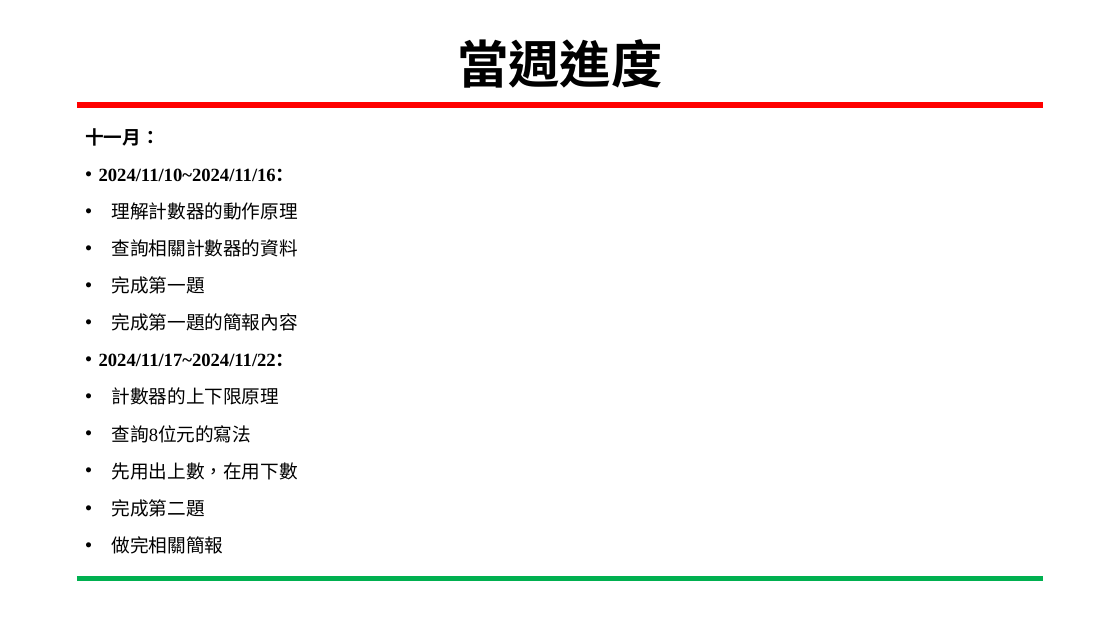
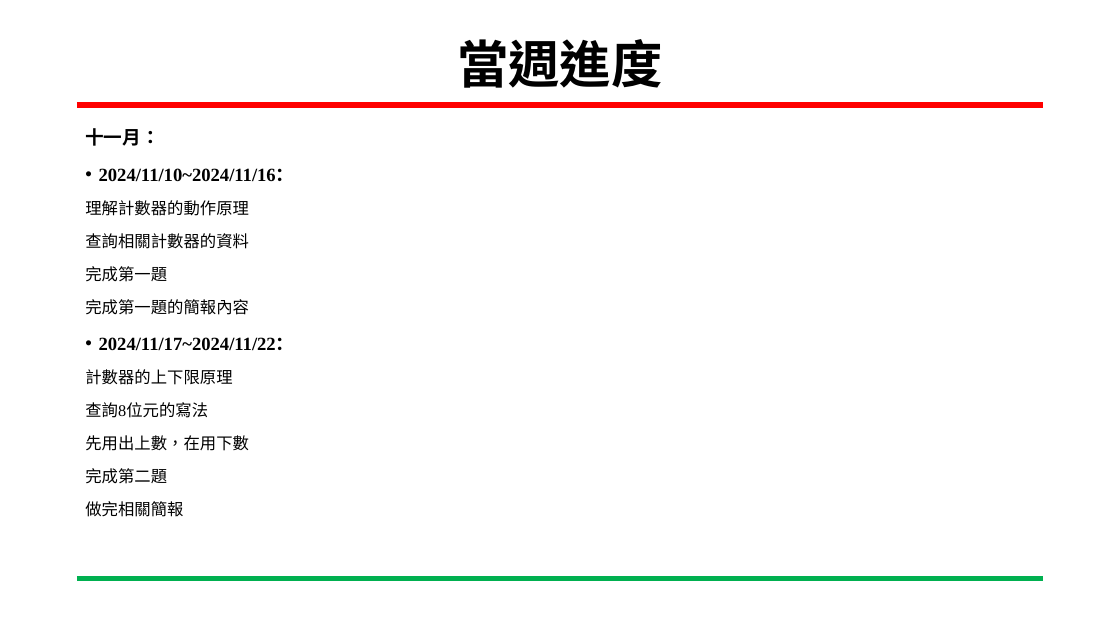
Before and after one commit to wsy0331/SOC_Lab_Exercises, a slide deck: slide 3 of 專案進度報告_吳紹郁_20241121.pptx. Drawn at 1120x630 pixels with LibreOffice and Linux fonts; fonts in the diff are those of the drawing; background and template pictures are left out. Boxes give left, top, right and bottom in pixels: in the first picture for what was removed or moved away, otherwise in the second. Text is boxed around its words. In the diff, an @@ line names an element or a change of style, - is before the commit and + after.

Commit message:
第一題修改簡報與圖檔

```diff
--- a/專案進度報告_吳紹郁_20241121.pptx
+++ b/專案進度報告_吳紹郁_20241121.pptx
@@ text at [85, 200, 249, 517]: size 16 to 14 pt in "理解計數器的動作原理", "查詢相關計數器的資料", "完成第一題", "完成第一題的簡報內容" and 5 more places; bullet • to none @@
```
Also in this commit, not shown: 4 other slides changed, 10 slides removed, 1 other file.
